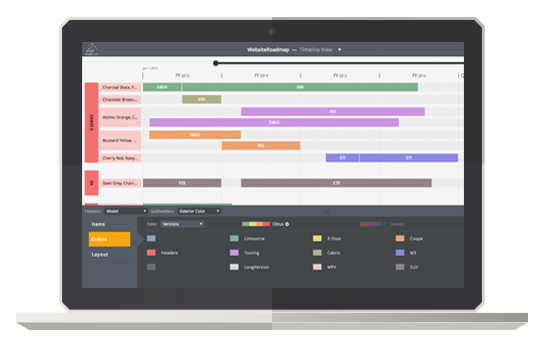
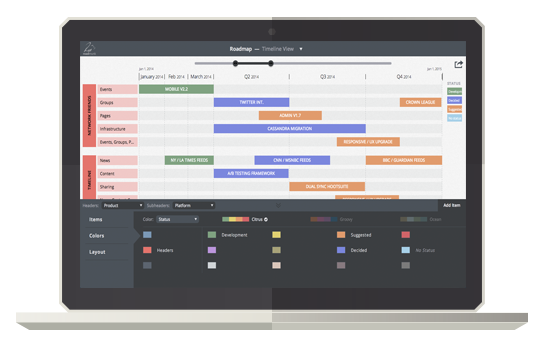
Revision of a layered 545x347 image; what changed, layer by layer:
hid "Layer 1" over [82, 42, 464, 288]
added layer "Layer 4" above "Layer 3" over [80, 41, 466, 288]
